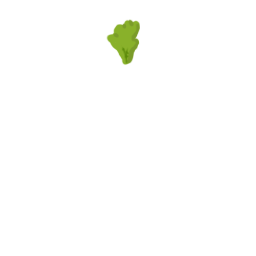
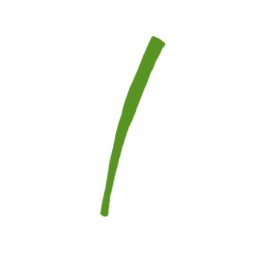
Comparing the layer stacks of the two 256 × 256 images. Changes:
renamed "Layer 10" to "Layer 22", showed it, painted on it over [99, 19, 166, 218]
removed layer "Layer 11" over [106, 19, 140, 66]
